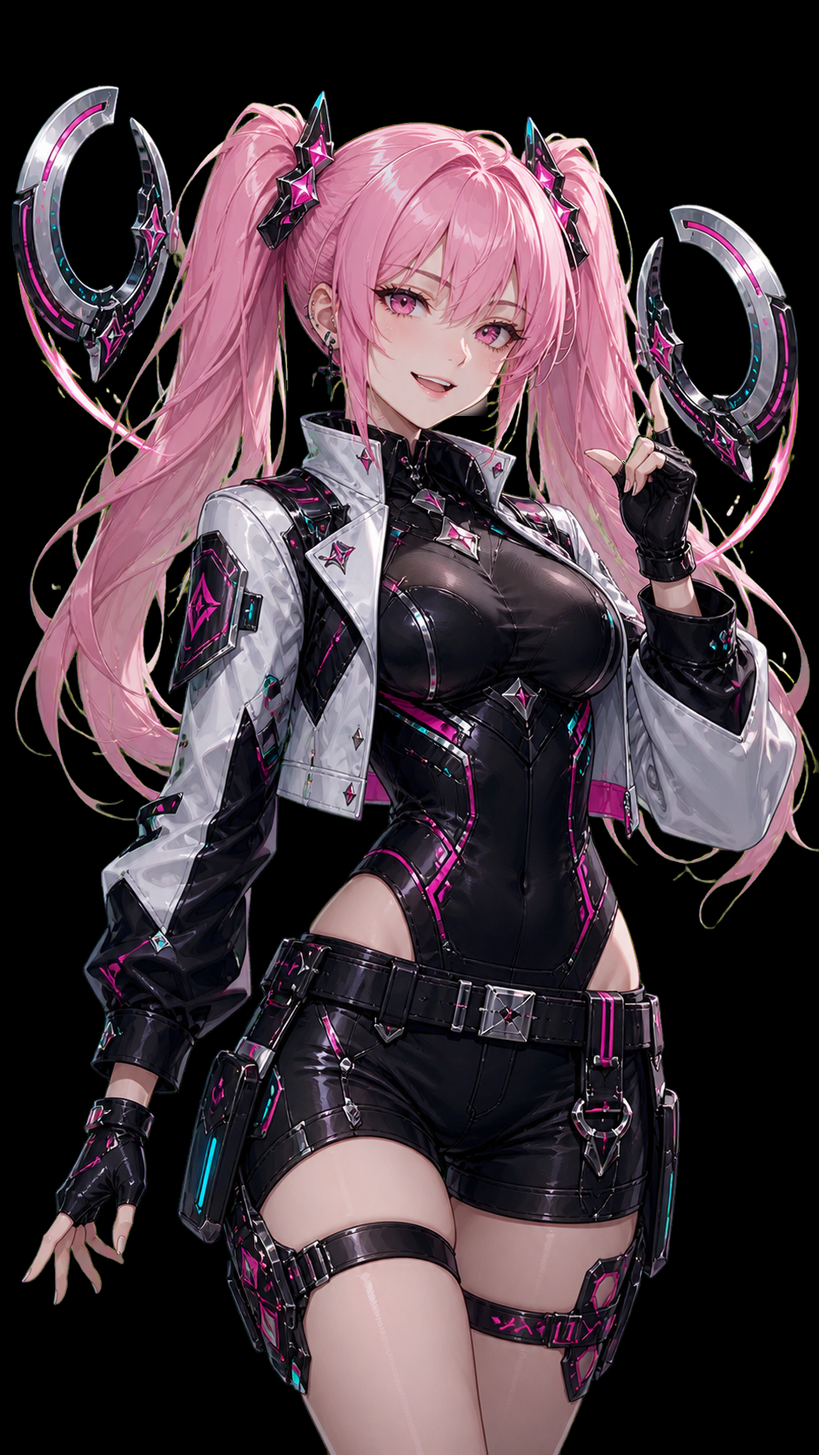
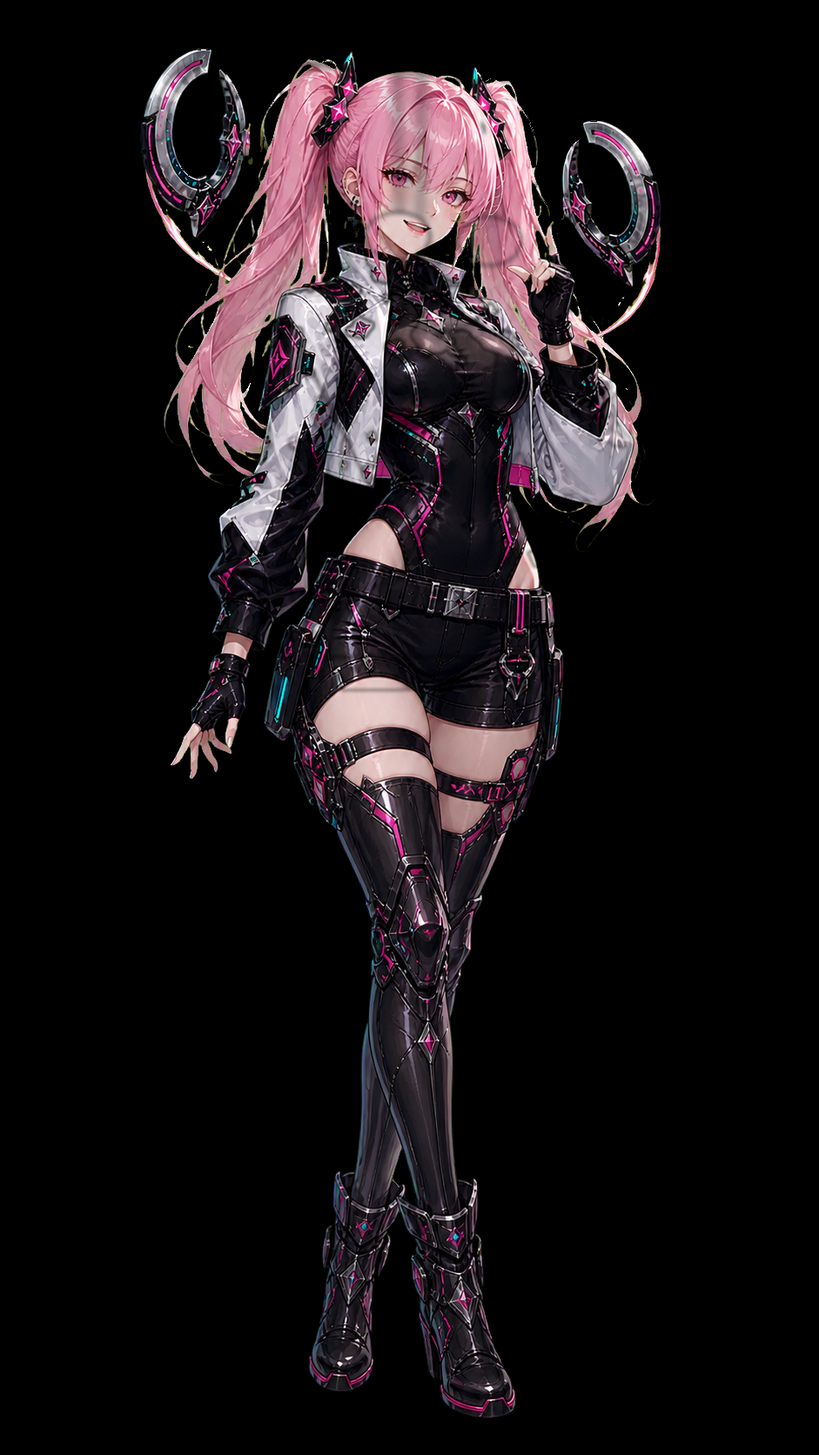
Before/after of a 819 × 1455 layered artwork. What changed in the layer stack:
removed group "GUIDE_HIDDEN" (1 layers) from group "MIKA_CUBISM_SOURCE" over [11, 85, 819, 1455]
removed layer "Approved_Composite_Reference" from group "GUIDE_HIDDEN" over [11, 85, 819, 1455]
painted on "Mouth" over [412, 278, 494, 423]
painted on "Eye_R" over [452, 209, 540, 358]
painted on "Eye_L" over [360, 205, 444, 352]
removed group "Face_Base_Part" (1 layers) from group "MIKA_CUBISM_SOURCE" over [11, 85, 819, 1455]
removed layer "Face_Body_Base" from group "Face_Base_Part" over [11, 85, 819, 1455]
added group "Hair_Back_L_Part" with 1 layers in group "MIKA_CUBISM_SOURCE" over [141, 55, 424, 696]
added layer "Hair_Back_L" in group "Hair_Back_L_Part" over [141, 55, 424, 696]
added group "Hair_Back_R_Part" with 1 layers in group "MIKA_CUBISM_SOURCE" over [395, 71, 662, 694]
added layer "Hair_Back_R" in group "Hair_Back_R_Part" over [395, 71, 662, 694]
added group "Hair_Front_Part" with 1 layers in group "MIKA_CUBISM_SOURCE" over [219, 60, 605, 412]
added layer "Hair_Front" in group "Hair_Front_Part" over [219, 60, 605, 412]
added group "Arm_L_Part" with 1 layers in group "MIKA_CUBISM_SOURCE" over [163, 334, 376, 782]
added layer "Arm_L" in group "Arm_L_Part" over [163, 334, 376, 782]
added group "Arm_R_Part" with 1 layers in group "MIKA_CUBISM_SOURCE" over [475, 254, 655, 567]
added layer "Arm_R" in group "Arm_R_Part" over [475, 254, 655, 567]
added group "Lower_Body_Part" with 1 layers in group "MIKA_CUBISM_SOURCE" over [263, 650, 564, 1420]
added layer "Lower_Body" in group "Lower_Body_Part" over [263, 650, 564, 1420]
added group "Body_Base_Part" with 1 layers in group "MIKA_CUBISM_SOURCE" over [140, 48, 662, 698]
added layer "Body_Base" in group "Body_Base_Part" over [140, 48, 662, 698]
